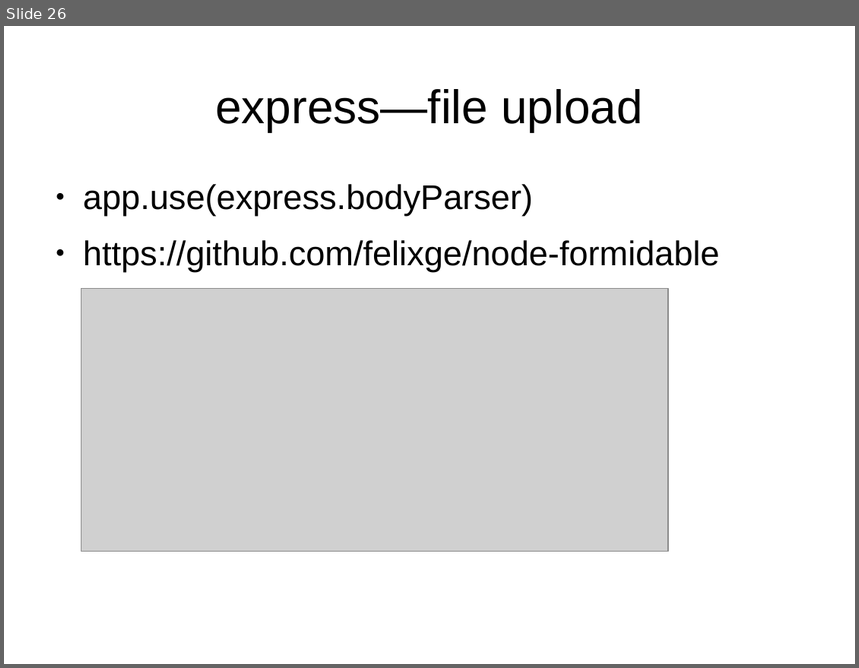
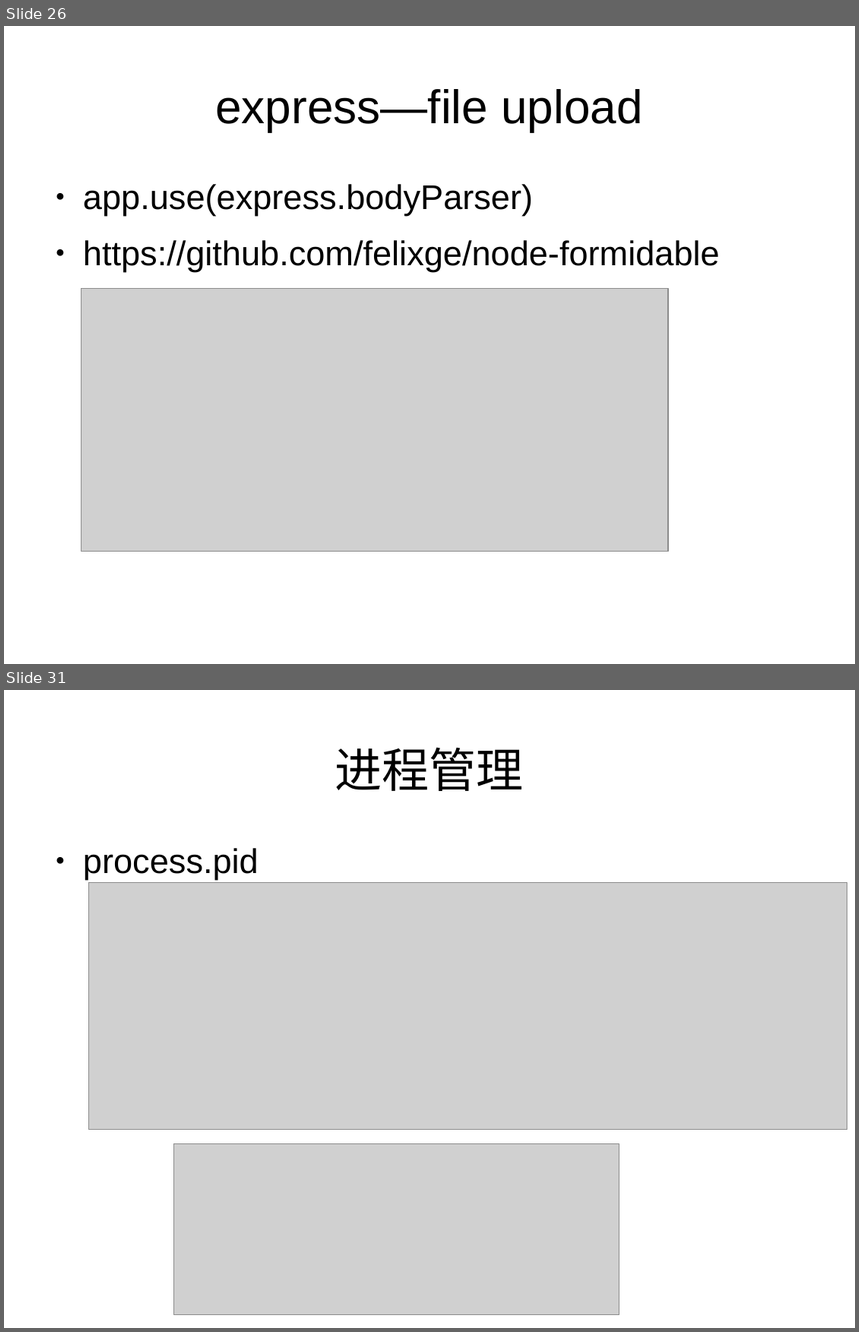
Before and after one commit to dongyuwei/frontend-utils, a slide deck: nodejs-web-dev-demo/nodejs-web-dev.odp. Shown one above the other, each under a label of ours: slide 26 before the commit, slides 26 and 31 after it; the slides between them are not shown. The pictures are 859x668 and 859x1332 pixels, drawn with LibreOffice and Linux fonts; fonts in the diff are those of the drawing; grey boxes stand for pictures. Boxes give left, top, right and bottom in pixels: in the first picture for what was removed or moved away, otherwise in the second. Text is boxed around its words. In the diff, an @@ line names an element or a change of style, - is before the commit and + after.

```diff
--- a/nodejs-web-dev-demo/nodejs-web-dev.odp
+++ b/nodejs-web-dev-demo/nodejs-web-dev.odp
@@ slide 31 added at <box>4,690,855,1328</box>, background #FFFFFF @@
@@ title added at <box>335,747,524,791</box>, 44 pt, text #000000 @@
+进程管理
@@ text added at <box>83,848,259,880</box>, 32 pt, text #000000 @@
+● process.pid
@@ picture added at <box>89,883,848,1130</box> @@
@@ picture added at <box>174,1144,620,1315</box> @@
```
Also in this commit, not shown: 1 slide changed, 7 other slides added, 1 other file.
